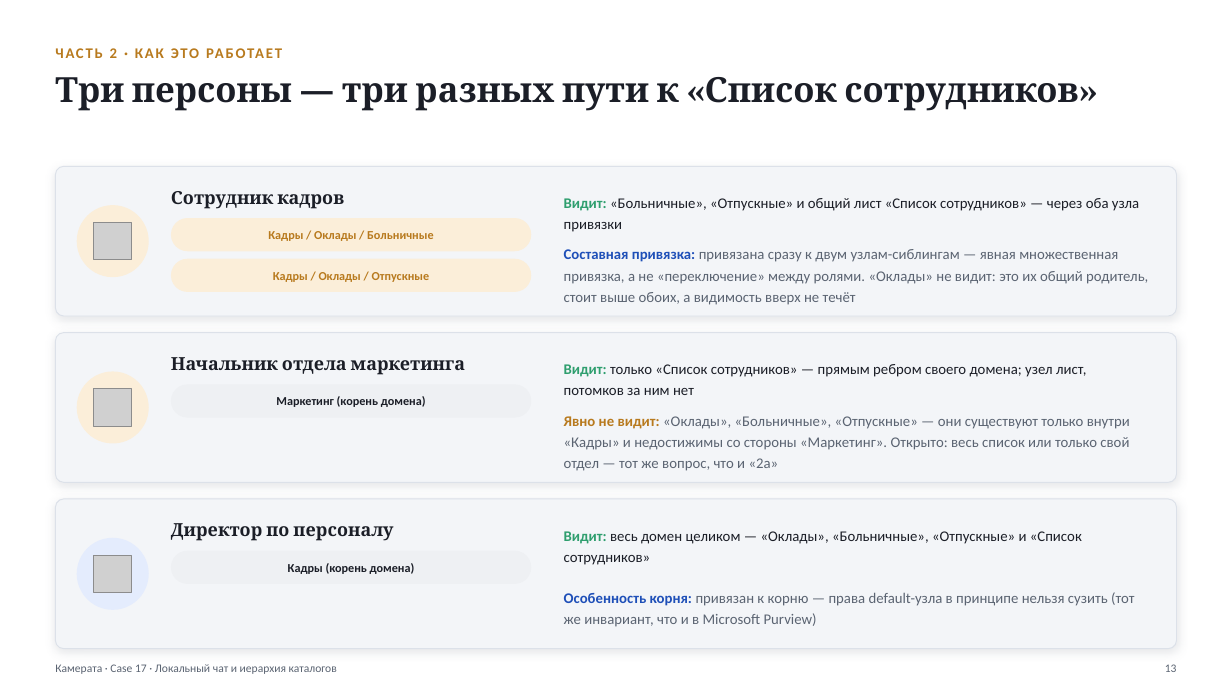
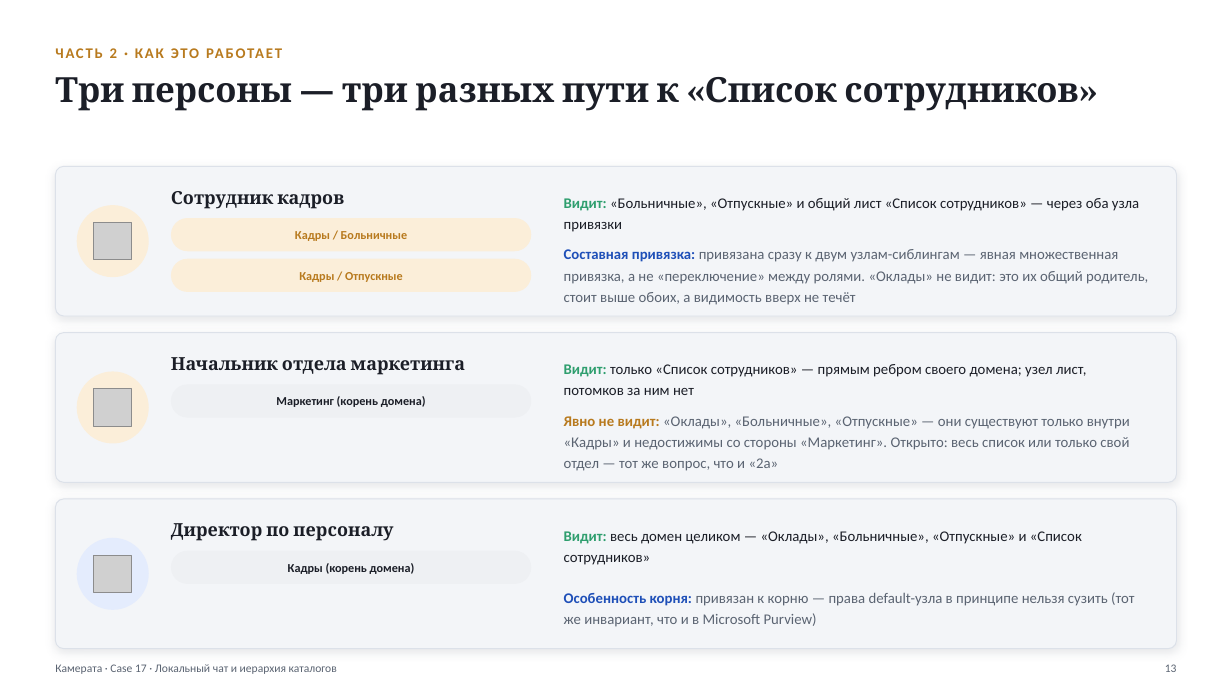
Before and after one commit to vladilslavandrosov-prog/job-RAG, a slide deck: slide 13 of docs/presentations/case-17-lokalny-chat-i-ierarhiya-katalogov.pptx. Drawn at 1232x693 pixels with LibreOffice and Linux fonts; fonts in the diff are those of the drawing; grey boxes stand for pictures. Boxes give left, top, right and bottom in pixels: in the first picture for what was removed or moved away, otherwise in the second. Text is boxed around its words. In the diff, an @@ line names an element or a change of style, - is before the commit and + after.

```diff
--- a/docs/presentations/case-17-lokalny-chat-i-ierarhiya-katalogov.pptx
+++ b/docs/presentations/case-17-lokalny-chat-i-ierarhiya-katalogov.pptx
@@ text at [295, 231, 407, 241]: text changed @@
-Кадры / Оклады / Больничные
+Кадры / Больничные
@@ text at [299, 272, 403, 282]: text changed @@
-Кадры / Оклады / Отпускные
+Кадры / Отпускные
```
Also in this commit, not shown: 1 other slide changed.
